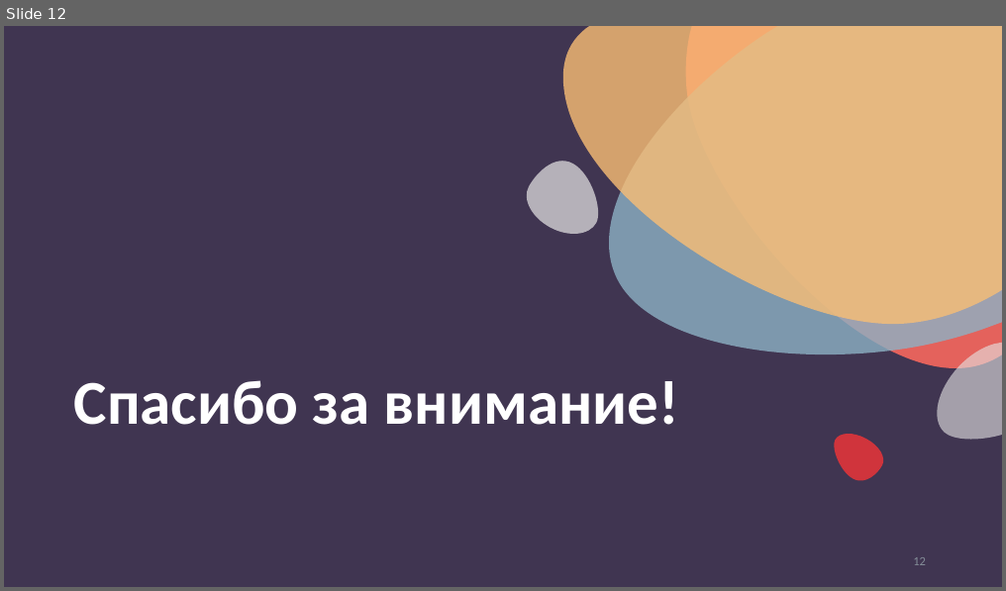
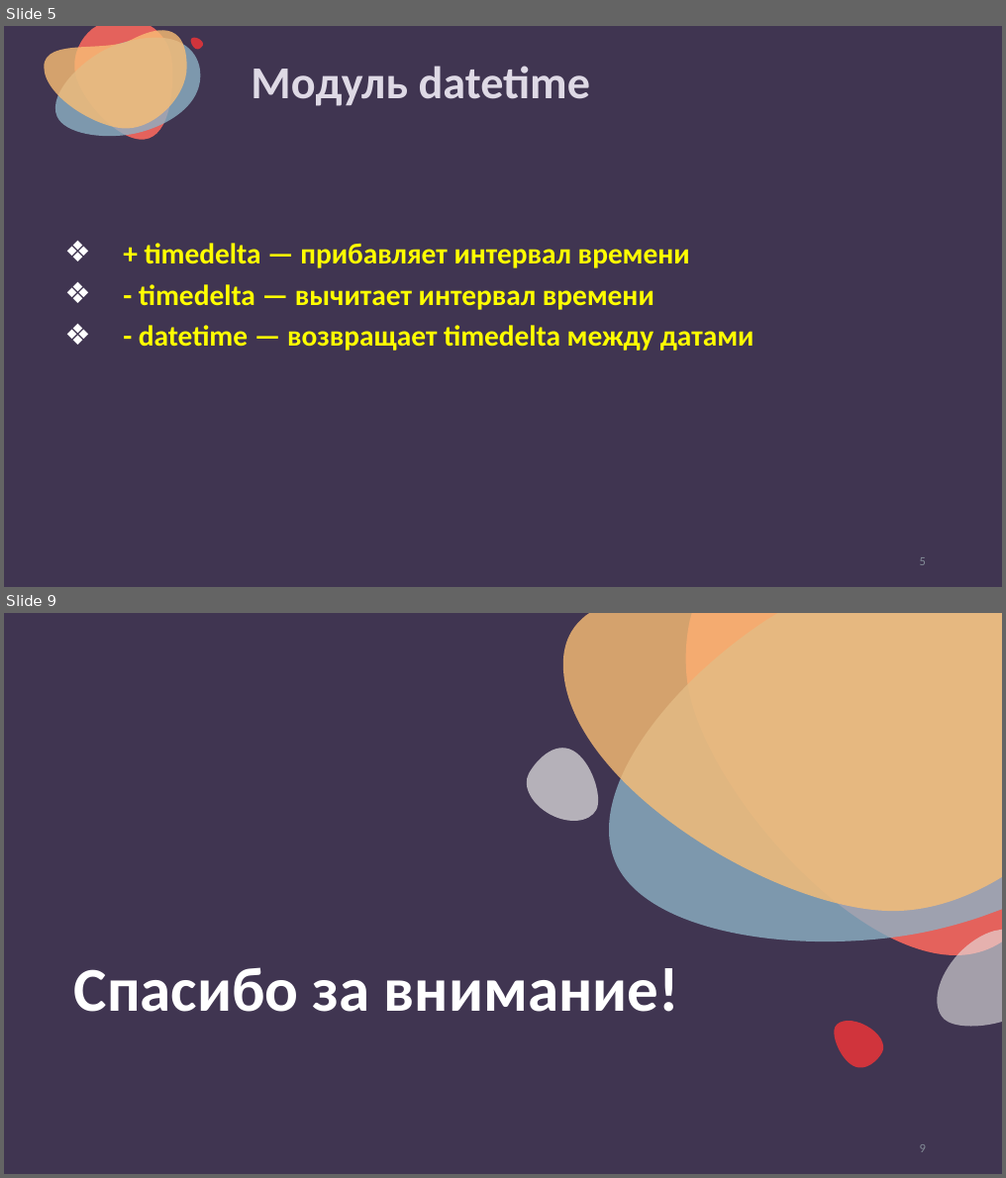
Before and after one commit to nesrv/python-for-odin.study, a slide deck: m4-1-Работа-с-датой-и-временем/Работа+с+датой+и+временем.pptx. Shown one above the other, each under a label of ours: slide 12 before the commit, slides 5 and 9 after it; the slides between them are not shown. The pictures are 1006x591 and 1006x1178 pixels, drawn with LibreOffice and Linux fonts; fonts in the diff are those of the drawing. Boxes give left, top, right and bottom in pixels: in the first picture for what was removed or moved away, otherwise in the second. Text is boxed around its words. In the diff, an @@ line names an element or a change of style, - is before the commit and + after.

```diff
--- a/m4-1-Работа-с-датой-и-временем/Работа+с+датой+и+временем.pptx
+++ b/m4-1-Работа-с-датой-и-временем/Работа+с+датой+и+временем.pptx
@@ slide 5 added at (x1=4, y1=26, x2=1002, y2=587), background #403551 @@
@@ freeform shape added at (x1=44, y1=31, x2=187, y2=129), fill #F9BE75 at 80% opacity @@
@@ freeform shape added at (x1=55, y1=37, x2=201, y2=136), fill #8DB1C4 at 80% opacity @@
@@ freeform shape added at (x1=74, y1=26, x2=172, y2=140), fill #E4625C @@
@@ freeform shape added at (x1=190, y1=37, x2=202, y2=49), fill #D0343C @@
@@ title added at (x1=251, y1=66, x2=590, y2=106), 44 pt, text #DED9E5, bold @@
+Модуль datetime
@@ freeform shape added at (x1=76, y1=141, x2=94, y2=159), fill #403551 @@
@@ text added at (x1=139, y1=243, x2=754, y2=351), 28 pt, text #FFFF00, bold @@
+❖ + timedelta — прибавляет интервал времени
+❖ - timedelta — вычитает интервал времени
+❖ - datetime — возвращает timedelta между датами
@@ page number added at (x1=920, y1=558, x2=926, y2=566), 12 pt, text #838C97 @@
+5
@@ what was slide 12 is now slide 9 @@
@@ page number at (x1=920, y1=1145, x2=926, y2=1153): text changed @@
-12
+9
```
Also in this commit, not shown: 1 slide changed, 6 other slides added, 10 slides removed, 23 other files.
